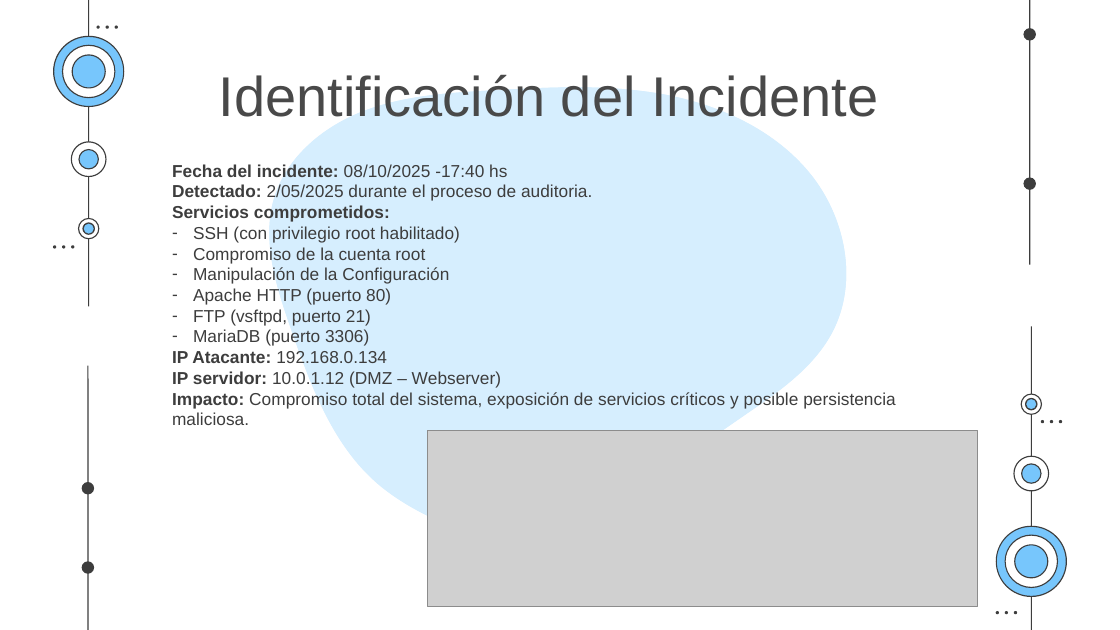
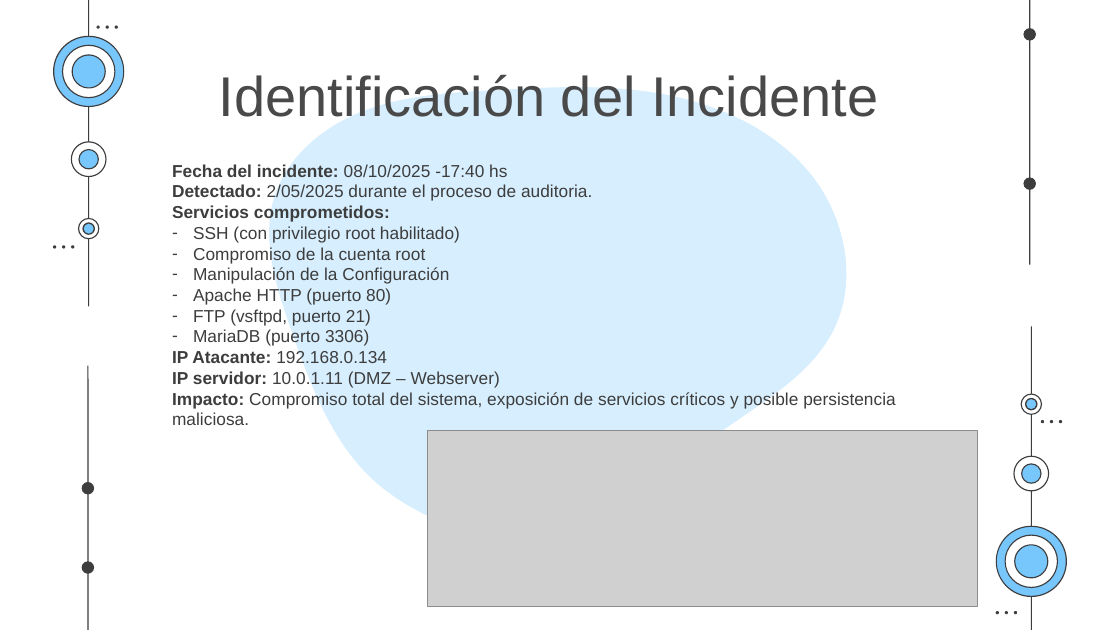
Before and after one commit to bl4cklothbrot/4ggets, a slide deck: slide 3 of Proyecto Final – Análisis Forense en Máquina Debian.pptx. Drawn at 1120x630 pixels with LibreOffice and Linux fonts; fonts in the diff are those of the drawing; grey boxes stand for pictures. Boxes give left, top, right and bottom in pixels: in the first picture for what was removed or moved away, otherwise in the second. Text is boxed around its words. In the diff, an @@ line names an element or a change of style, - is before the commit and + after.

```diff
--- a/Proyecto Final – Análisis Forense en Máquina Debian.pptx
+++ b/Proyecto Final – Análisis Forense en Máquina Debian.pptx
@@ text at (x1=172, y1=370, x2=500, y2=388): text changed @@
-IP servidor: 10.0.1.12 (DMZ – Webserver)
+IP servidor: 10.0.1.11 (DMZ – Webserver)
```
Also in this commit, not shown: 5 other slides changed, 1 slide added.
